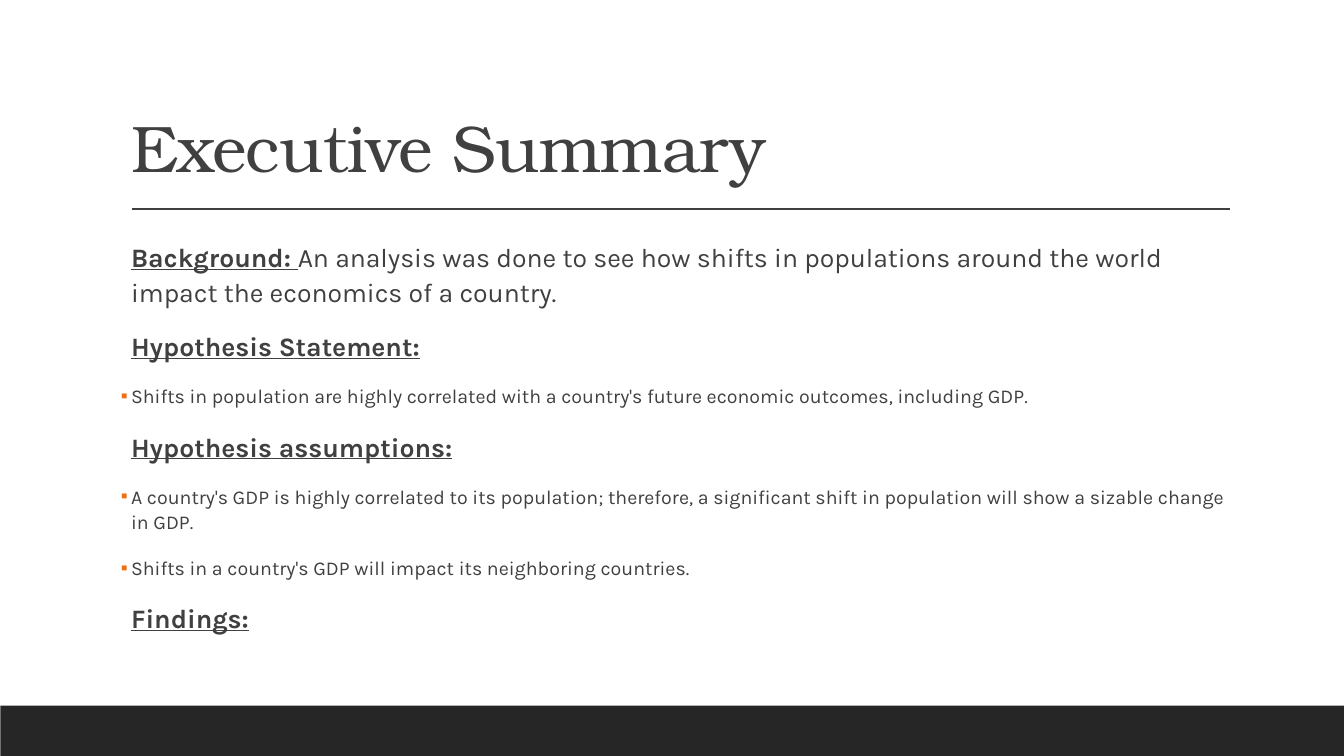
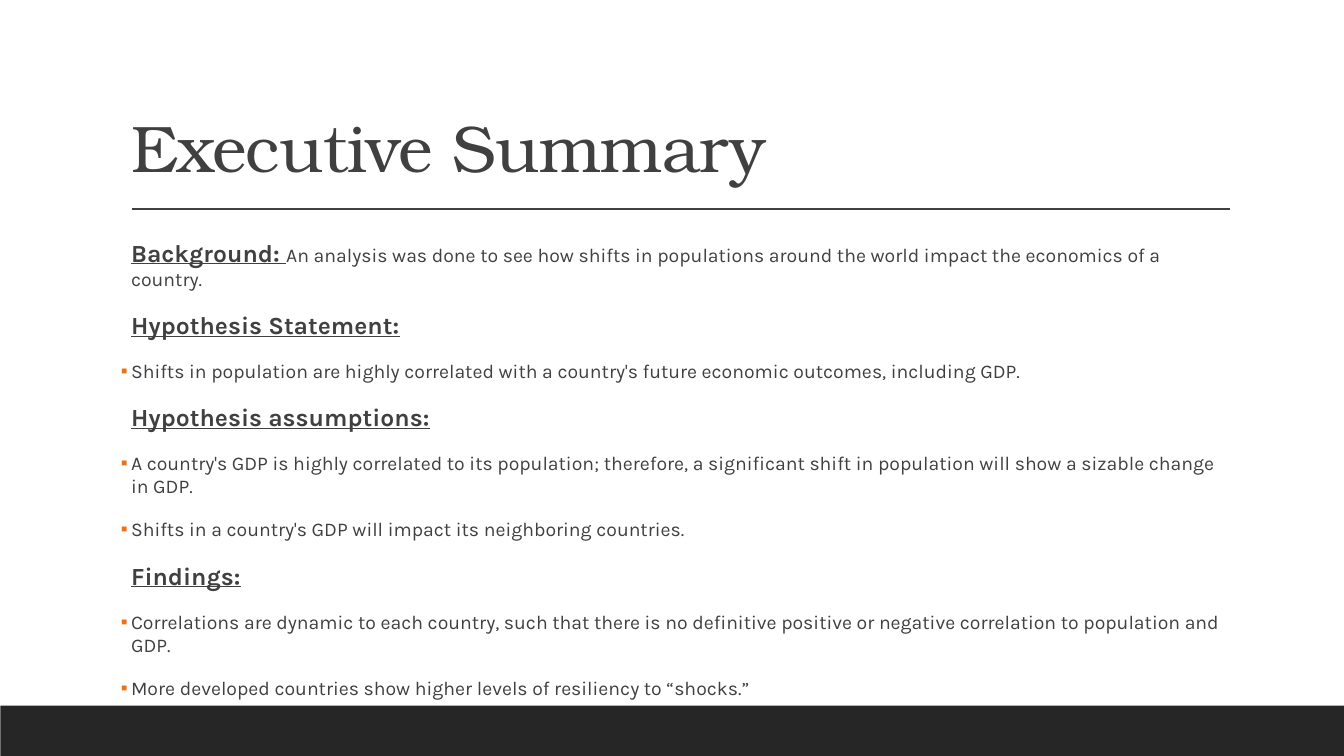
Before and after one commit to Hellsniperr/DAI-Midterm, a slide deck: slide 2 of DAI 10 Midterm Project.pptx. Drawn at 1344x756 pixels with LibreOffice and Linux fonts; fonts in the diff are those of the drawing. Boxes give left, top, right and bottom in pixels: in the first picture for what was removed or moved away, otherwise in the second. Text is boxed around its words. In the diff, an @@ line names an element or a change of style, - is before the commit and + after.

```diff
--- a/DAI 10 Midterm Project.pptx
+++ b/DAI 10 Midterm Project.pptx
@@ text at (131,245,1214,591): size 19 to 17.6 pt in "Background:", "Hypothesis Statement:", "Hypothesis assumptions:", "Findings:"; size 19 to 13.9 pt in "An analysis was done to see how ..."; size 14 to 13.9 pt in "Shifts in population are highly correlated with ...", "A country's GDP is highly correlated to ...", "Shifts in a country's GDP will impact ..."; line spacing 1.1 to 1 @@
@@ text at (131,615,1219,652): paragraphs added @@
+▪ Correlations are dynamic to each country, such that there is no definitive positive or negative correlation to population and GDP.
+▪ More developed countries show higher levels of resiliency to “shocks.”
```
Also in this commit, not shown: 1 other slide changed, 4 slides added, 1 other file.
